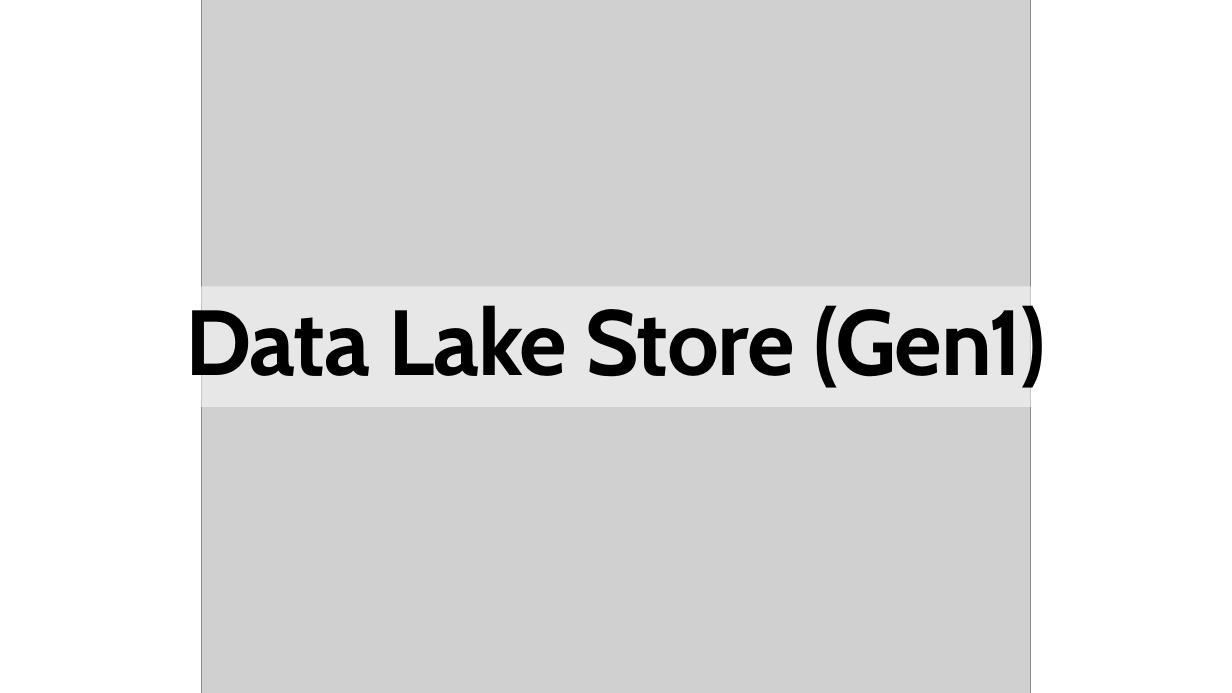
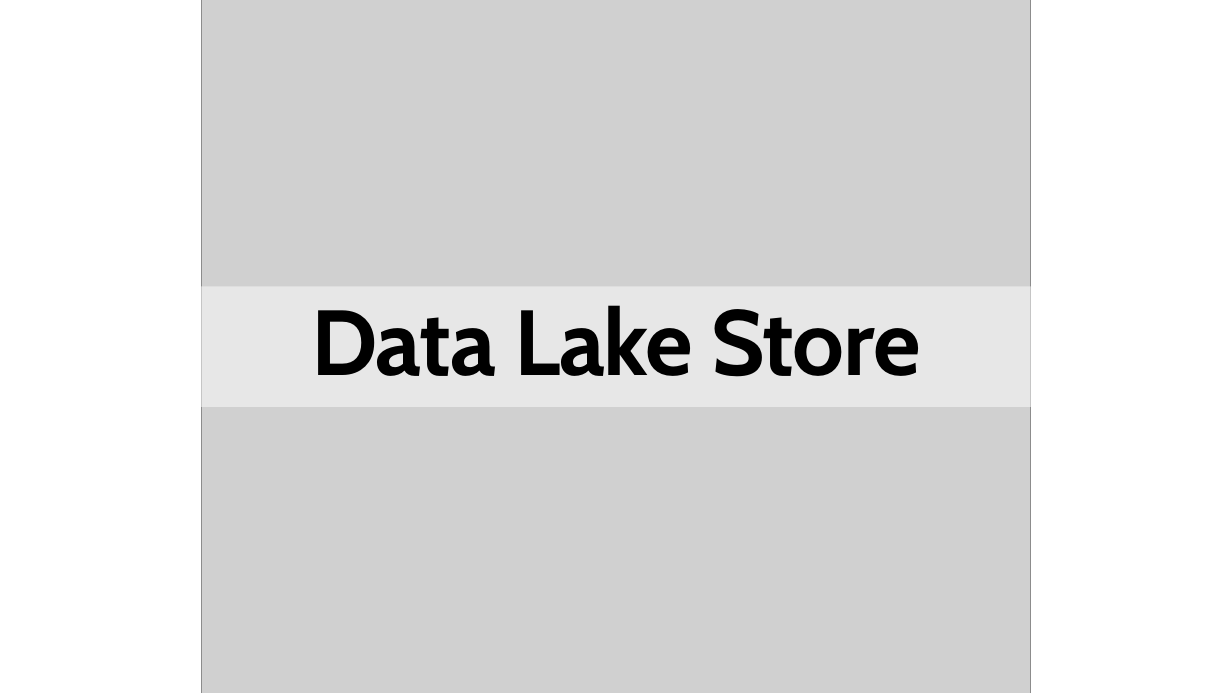
Before and after one commit to mrpaulandrew/CommunityEvents, a slide deck: slide 29 of The Azure Icon Game.pptx (slide 22 before the commit). Drawn at 1232x693 pixels with LibreOffice and Linux fonts; fonts in the diff are those of the drawing; grey boxes stand for pictures. Boxes give left, top, right and bottom in pixels: in the first picture for what was removed or moved away, otherwise in the second. Text is boxed around its words. In the diff, an @@ line names an element or a change of style, - is before the commit and + after.

```diff
--- a/The Azure Icon Game.pptx
+++ b/The Azure Icon Game.pptx
@@ text in rectangle at (x1=311, y1=305, x2=920, y2=377): text changed @@
-Data Lake Store (Gen1)
+Data Lake Store
```
Also in this commit, not shown: 5 other slides changed, 11 slides added, 1 slide removed.
